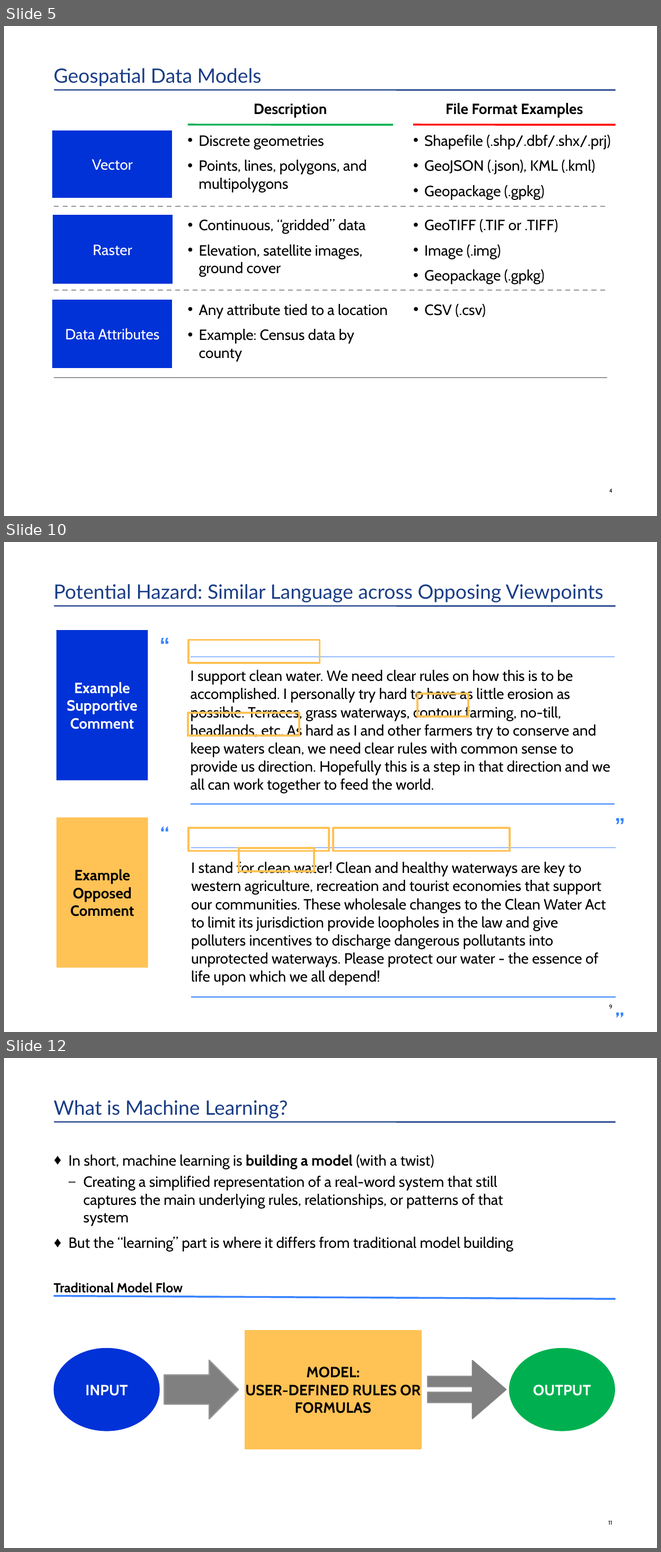
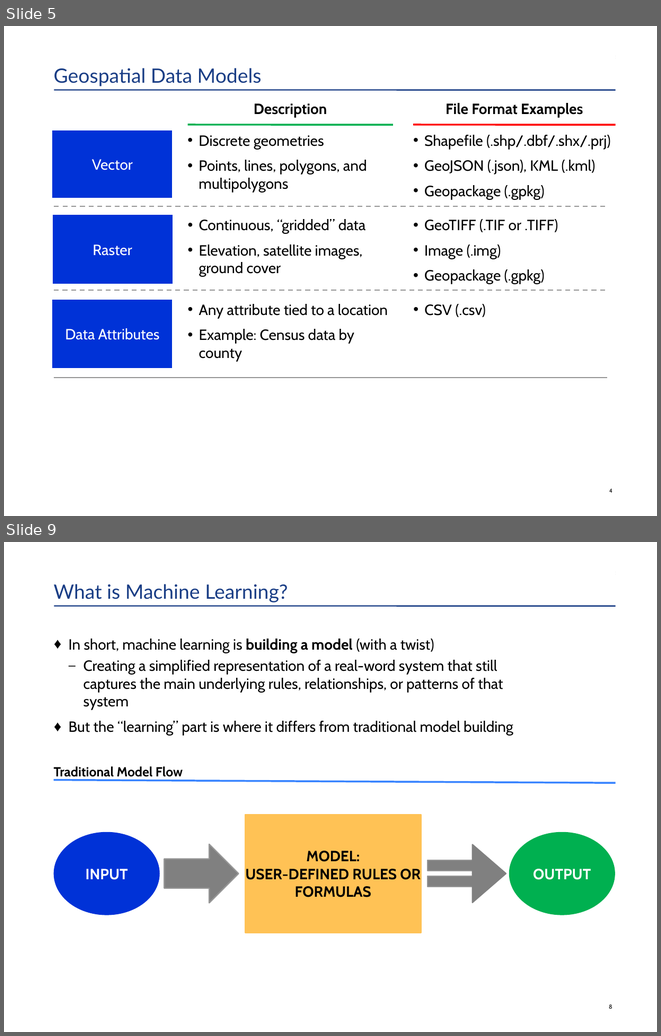
Before and after one commit to HKuz/Geospatial_Overview, a slide deck: BOS-PY_Presentation/OverviewOfUsingGeospatialDataInPython.pptx. Shown one above the other, each under a label of ours: slides 5, 10 and 12 before the commit, slides 5 and 9 after it; the slides between them are not shown. The pictures are 661x1552 and 661x1036 pixels, drawn with LibreOffice and Linux fonts; fonts in the diff are those of the drawing. Boxes give left, top, right and bottom in pixels: in the first picture for what was removed or moved away, otherwise in the second. Text is boxed around its words. In the diff, an @@ line names an element or a change of style, - is before the commit and + after.

```diff
--- a/BOS-PY_Presentation/OverviewOfUsingGeospatialDataInPython.pptx
+++ b/BOS-PY_Presentation/OverviewOfUsingGeospatialDataInPython.pptx
@@ slide 10 removed at box(4, 542, 657, 1032), background #FFFFFF; not listed: 1 template element that a slide beside it also shows @@
@@ title removed at box(54, 542, 616, 603) @@
-Potential Hazard: Similar Language across Opposing Viewpoints
@@ table removed at box(159, 603, 637, 819), 6 rows, 3 columns @@
-“ |  | 
- |  | 
- | I support clean water. We need clear rules on how this is to be accomplished. I personally try hard to have as little erosion as possible. Terraces, grass waterways, contour farming, no-till, headlands, etc. As hard as I and other farmers try to conserve and keep waters clean, we need clear rules with common sense to provide us direction. Hopefully this is a step in that direction and we all can work together to feed the world. | 
- |  | 
- |  | 
- |  | ”
@@ rectangle removed at box(56, 630, 148, 780) @@
-Example
-Supportive
-Comment
@@ rectangle removed at box(188, 640, 320, 663) @@
@@ rectangle removed at box(417, 694, 468, 716) @@
@@ rectangle removed at box(188, 713, 300, 736) @@
@@ table removed at box(160, 791, 638, 1007), 6 rows, 3 columns @@
-“ |  | 
- |  | 
- | I stand for clean water! Clean and healthy waterways are key to western agriculture, recreation and tourist economies that support our communities. These wholesale changes to the Clean Water Act to limit its jurisdiction provide loopholes in the law and give polluters incentives to discharge dangerous pollutants into unprotected waterways. Please protect our water - the essence of life upon which we all depend! | 
- |  | 
- |  | 
- |  | ”
@@ rectangle removed at box(56, 818, 148, 968) @@
-Example
-Opposed
-Comment
@@ rectangle removed at box(188, 828, 329, 850) @@
@@ rectangle removed at box(334, 828, 510, 850) @@
@@ rectangle removed at box(238, 848, 314, 872) @@
@@ page number removed at box(609, 1004, 612, 1008) @@
-9
@@ what was slide 12 is now slide 9 @@
@@ page number at box(609, 1004, 612, 1008): text changed @@
-11
+8
```
Also in this commit, not shown: 3 slides changed, 2 slides added, 7 other slides removed, 6 other files.
